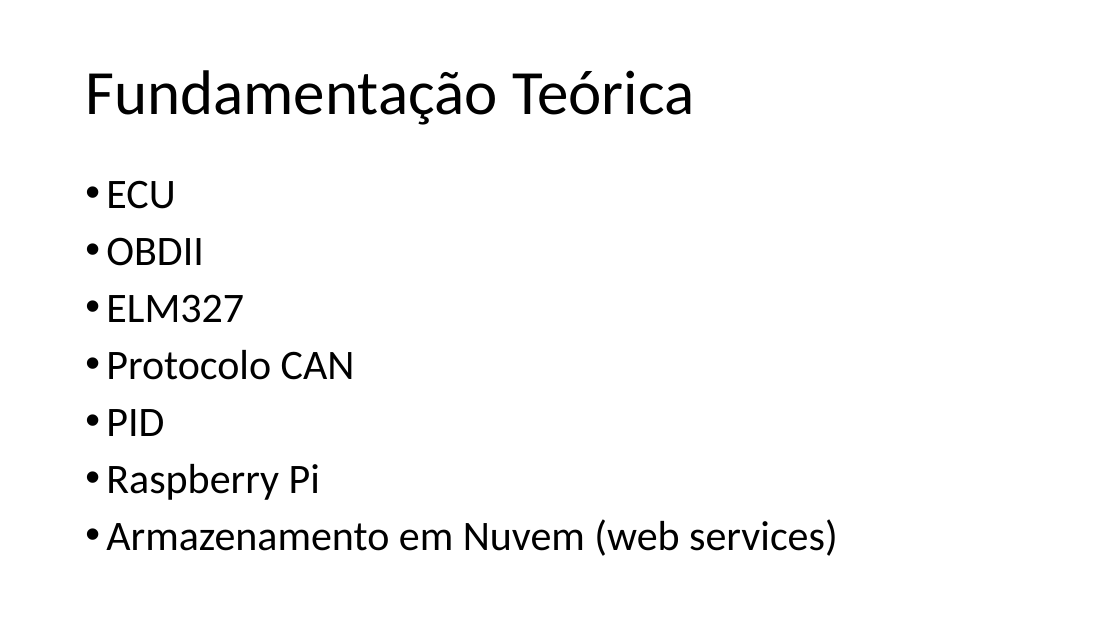
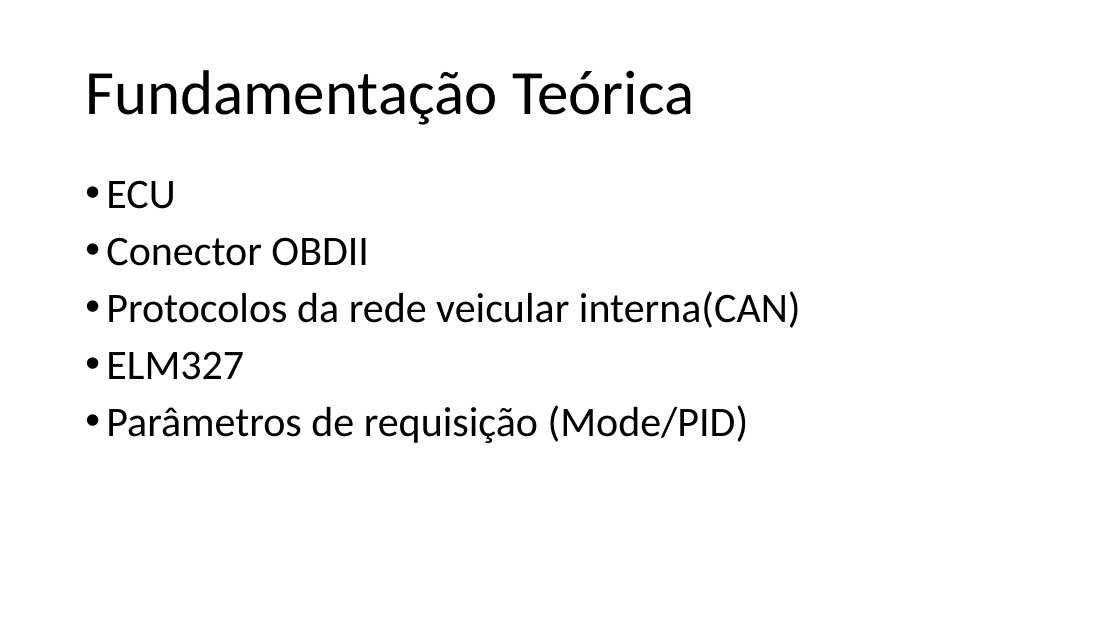
Before and after one commit to ruanlas/TADS2015, a slide deck: slide 6 of TCC-documentos/Apresentacao/TCC_v2.pptx. Drawn at 1120x630 pixels with LibreOffice and Linux fonts; fonts in the diff are those of the drawing. Boxes give left, top, right and bottom in pixels: in the first picture for what was removed or moved away, otherwise in the second. Text is boxed around its words. In the diff, an @@ line names an element or a change of style, - is before the commit and + after.

```diff
--- a/TCC-documentos/Apresentacao/TCC_v2.pptx
+++ b/TCC-documentos/Apresentacao/TCC_v2.pptx
@@ text at <box>106,237,801,328</box>: text changed @@
-• OBDII
+• Conector OBDII
+• Protocolos da rede veicular interna(CAN)
@@ text at <box>106,405,749,443</box>: text changed @@
-• Protocolo CAN
-• PID
-• Raspberry Pi
-• Armazenamento em Nuvem (web services)
+• Parâmetros de requisição (Mode/PID)
```
Also in this commit, not shown: 2 other slides changed, 7 slides added, 2 other files.
